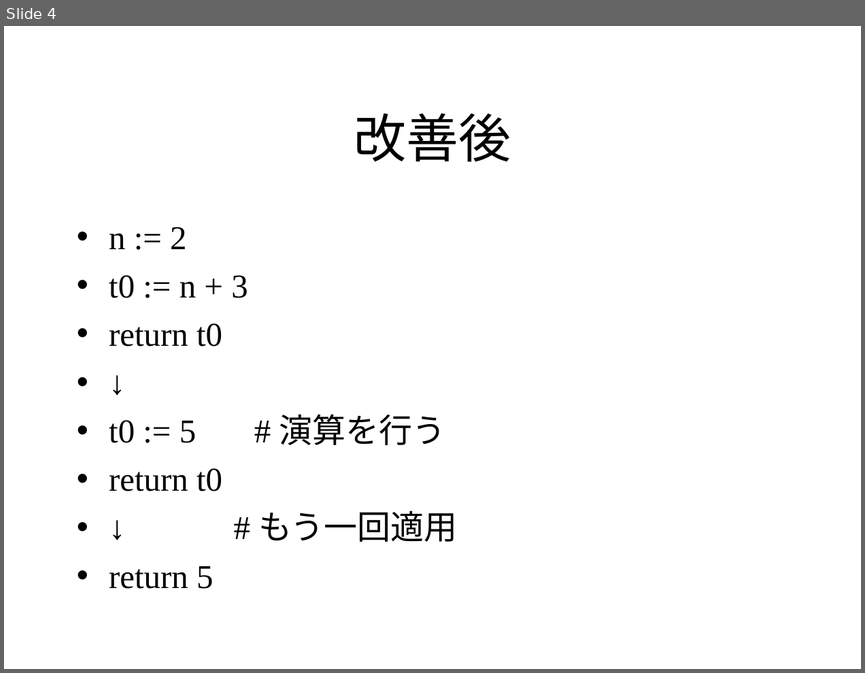
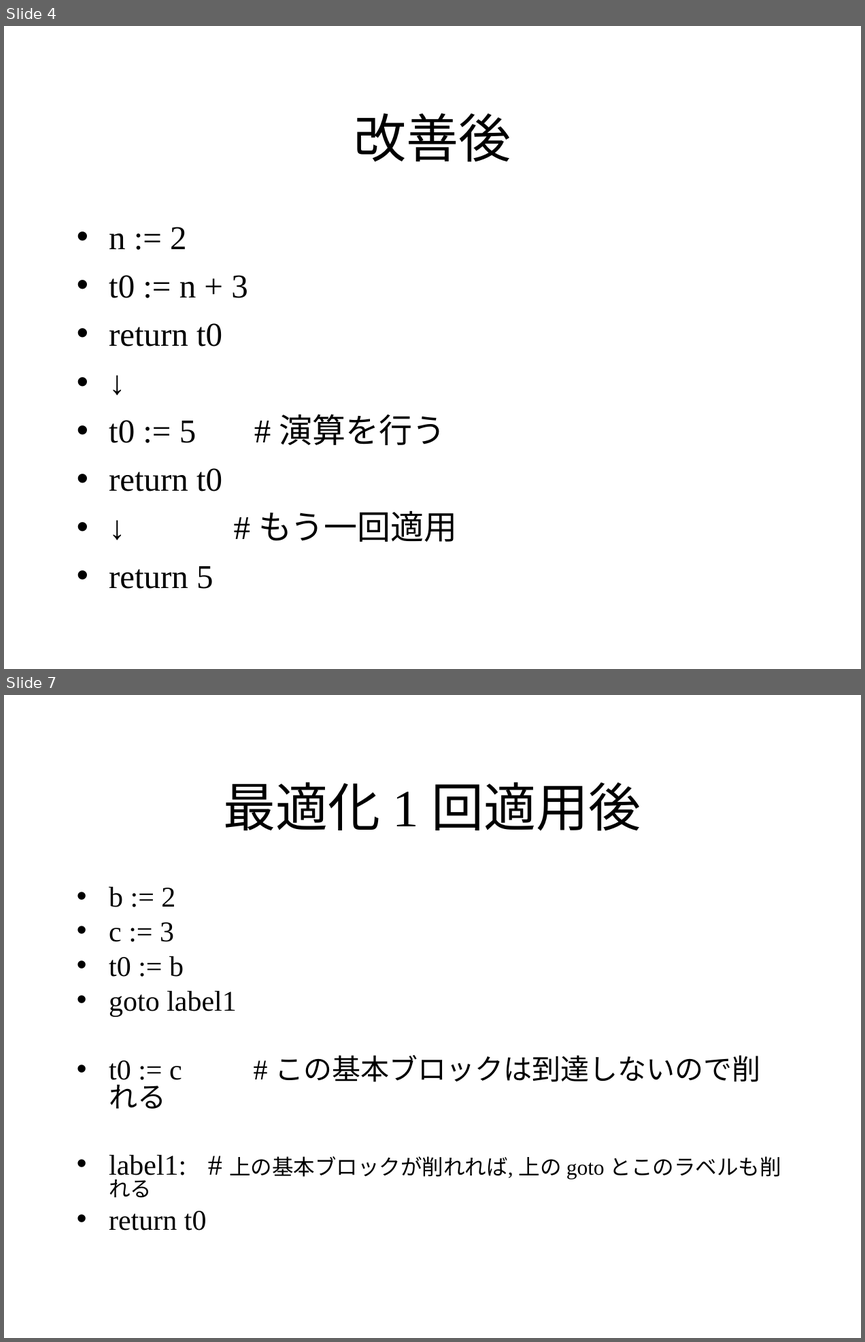
Before and after one commit to KeiHasegawa/hcc1_doc_ppt, a slide deck: 07_opt_imp.ppt. Shown one above the other, each under a label of ours: slide 4 before the commit, slides 4 and 7 after it; the slides between them are not shown. The pictures are 865x673 and 865x1342 pixels, drawn with LibreOffice and Linux fonts; fonts in the diff are those of the drawing. Boxes give left, top, right and bottom in pixels: in the first picture for what was removed or moved away, otherwise in the second. Text is boxed around its words. In the diff, an @@ line names an element or a change of style, - is before the commit and + after.

```diff
--- a/07_opt_imp.ppt
+++ b/07_opt_imp.ppt
@@ slide 7 added at (4, 695, 861, 1338), background #FFFFFF @@
@@ title added at (224, 782, 641, 831), 44 pt, text #000000 @@
+最適化 1 回適用後
@@ text added at (109, 887, 781, 1230), 24 pt, text #000000 @@
+• b := 2
+• c := 3
+• t0 := b
+• goto label1
+• t0 := c # この基本ブロックは到達しないので削れる
+• label1: # 上の基本ブロックが削れれば, 上の goto とこのラベルも削れる
+• return t0
```
Also in this commit, not shown: 1 slide changed, 3 other slides added, 3 other files.
